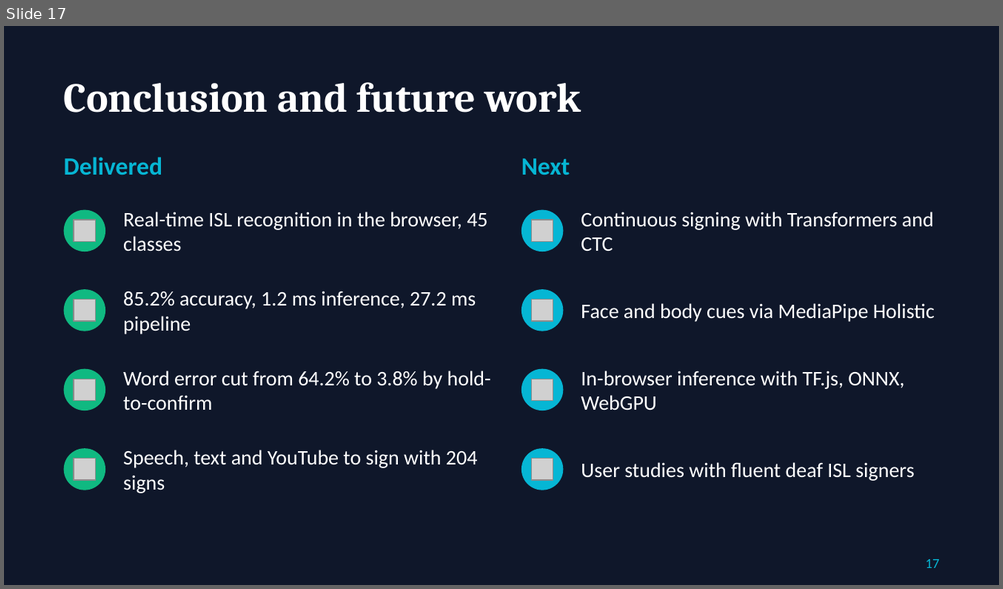
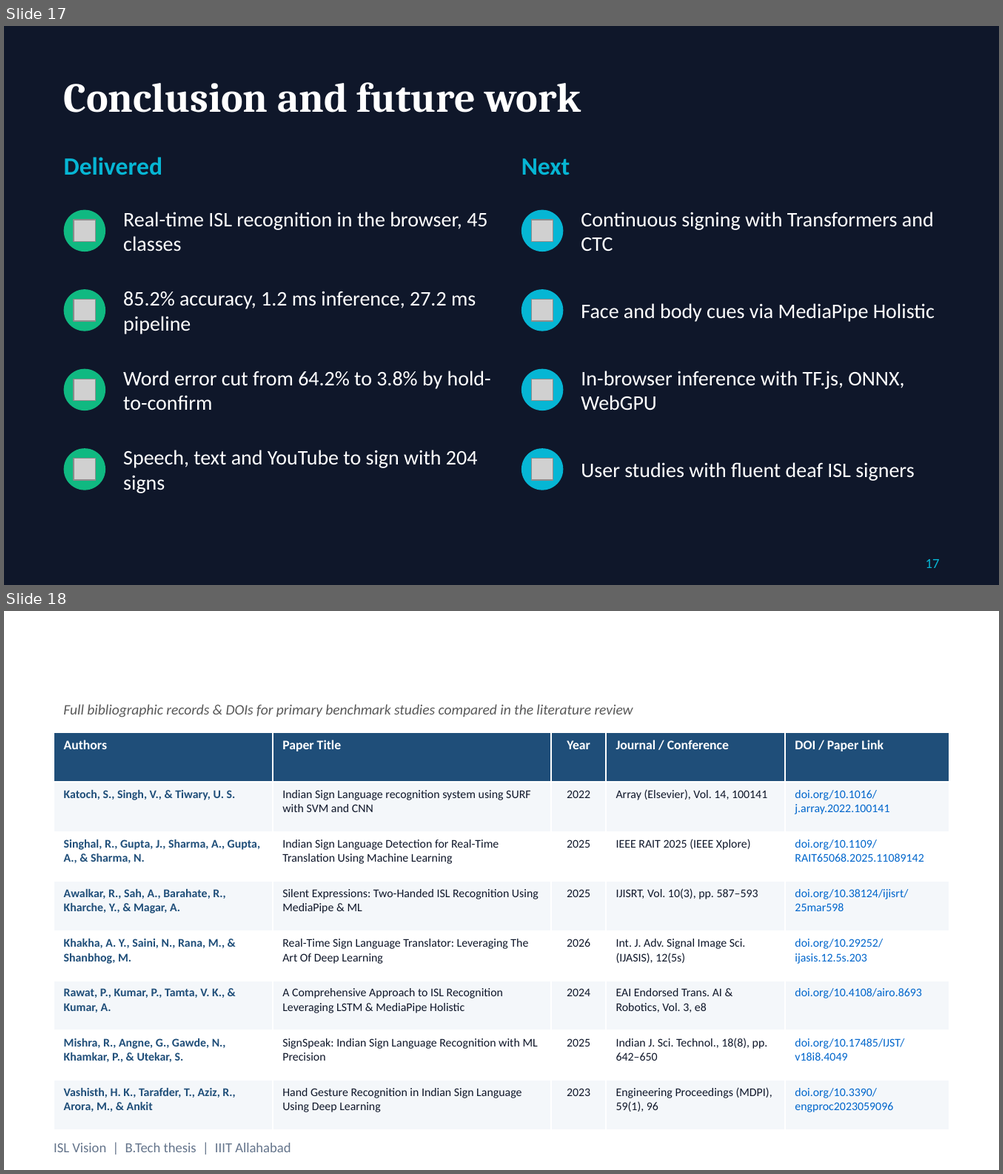
Before and after one commit to Rohitkumar-3103/Indian_Sign_Language_Projects, a slide deck: ISL_Thesis_Presentation.pptx. Shown one above the other, each under a label of ours: slide 17 before the commit, slides 17 and 18 after it. The pictures are 1003x589 and 1003x1174 pixels, drawn with LibreOffice and Linux fonts; fonts in the diff are those of the drawing; grey boxes stand for pictures. Boxes give left, top, right and bottom in pixels: in the first picture for what was removed or moved away, otherwise in the second. Text is boxed around its words. In the diff, an @@ line names an element or a change of style, - is before the commit and + after.

```diff
--- a/ISL_Thesis_Presentation.pptx
+++ b/ISL_Thesis_Presentation.pptx
@@ slide 18 added at (x1=4, y1=611, x2=999, y2=1170), background #FFFFFF @@
@@ text added at (x1=63, y1=704, x2=633, y2=718), 10.5 pt, text #595959, italic @@
+Full bibliographic records & DOIs for primary benchmark studies compared in the literature review
@@ table added at (x1=54, y1=732, x2=949, y2=1130), 8 rows, 5 columns @@
+Authors | Paper Title | Year | Journal / Conference | DOI / Paper Link
+Katoch, S., Singh, V., & Tiwary, U. S. | Indian Sign Language recognition system using SURF with SVM and CNN | 2022 | Array (Elsevier), Vol. 14, 100141 | doi.org/10.1016/j.array.2022.100141
+Singhal, R., Gupta, J., Sharma, A., Gupta, A., & Sharma, N. | Indian Sign Language Detection for Real-Time Translation Using Machine Learning | 2025 | IEEE RAIT 2025 (IEEE Xplore) | doi.org/10.1109/RAIT65068.2025.11089142
+Awalkar, R., Sah, A., Barahate, R., Kharche, Y., & Magar, A. | Silent Expressions: Two-Handed ISL Recognition Using MediaPipe & ML | 2025 | IJISRT, Vol. 10(3), pp. 587–593 | doi.org/10.38124/ijisrt/25mar598
+Khakha, A. Y., Saini, N., Rana, M., & Shanbhog, M. | Real-Time Sign Language Translator: Leveraging The Art Of Deep Learning | 2026 | Int. J. Adv. Signal Image Sci. (IJASIS), 12(5s) | doi.org/10.29252/ijasis.12.5s.203
+Rawat, P., Kumar, P., Tamta, V. K., & Kumar, A. | A Comprehensive Approach to ISL Recognition Leveraging LSTM & MediaPipe Holistic | 2024 | EAI Endorsed Trans. AI & Robotics, Vol. 3, e8 | doi.org/10.4108/airo.8693
+Mishra, R., Angne, G., Gawde, N., Khamkar, P., & Utekar, S. | SignSpeak: Indian Sign Language Recognition with ML Precision | 2025 | Indian J. Sci. Technol., 18(8), pp. 642–650 | doi.org/10.17485/IJST/v18i8.4049
+Vashisth, H. K., Tarafder, T., Aziz, R., Arora, M., & Ankit | Hand Gesture Recognition in Indian Sign Language Using Deep Learning | 2023 | Engineering Proceedings (MDPI), 59(1), 96 | doi.org/10.3390/engproc2023059096
@@ text added at (x1=54, y1=1143, x2=290, y2=1153), 10 pt, text #64748B @@
+ISL Vision | B.Tech thesis | IIIT Allahabad
```
Also in this commit, not shown: 3 slides changed, 3 other files.
